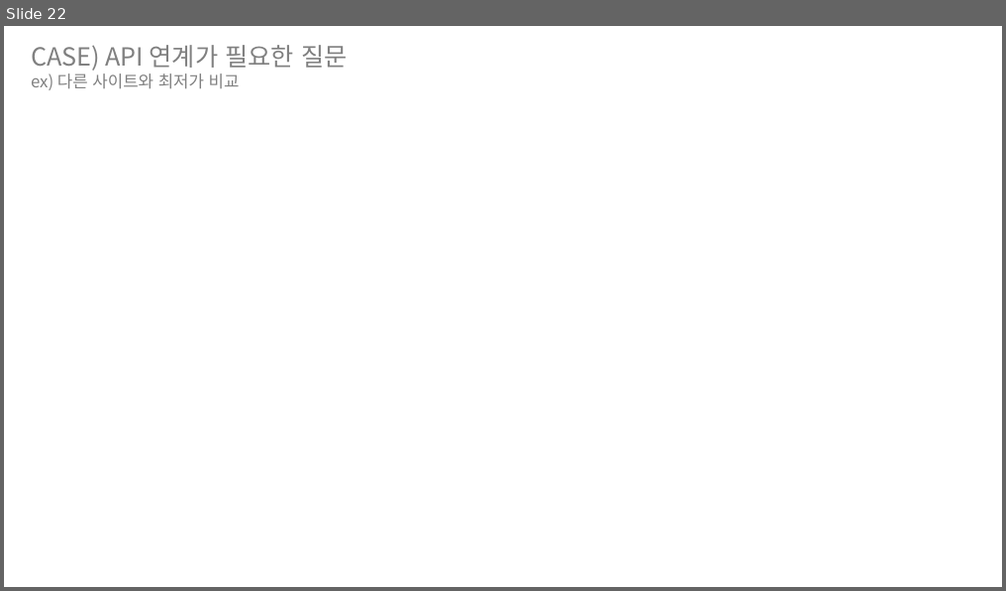
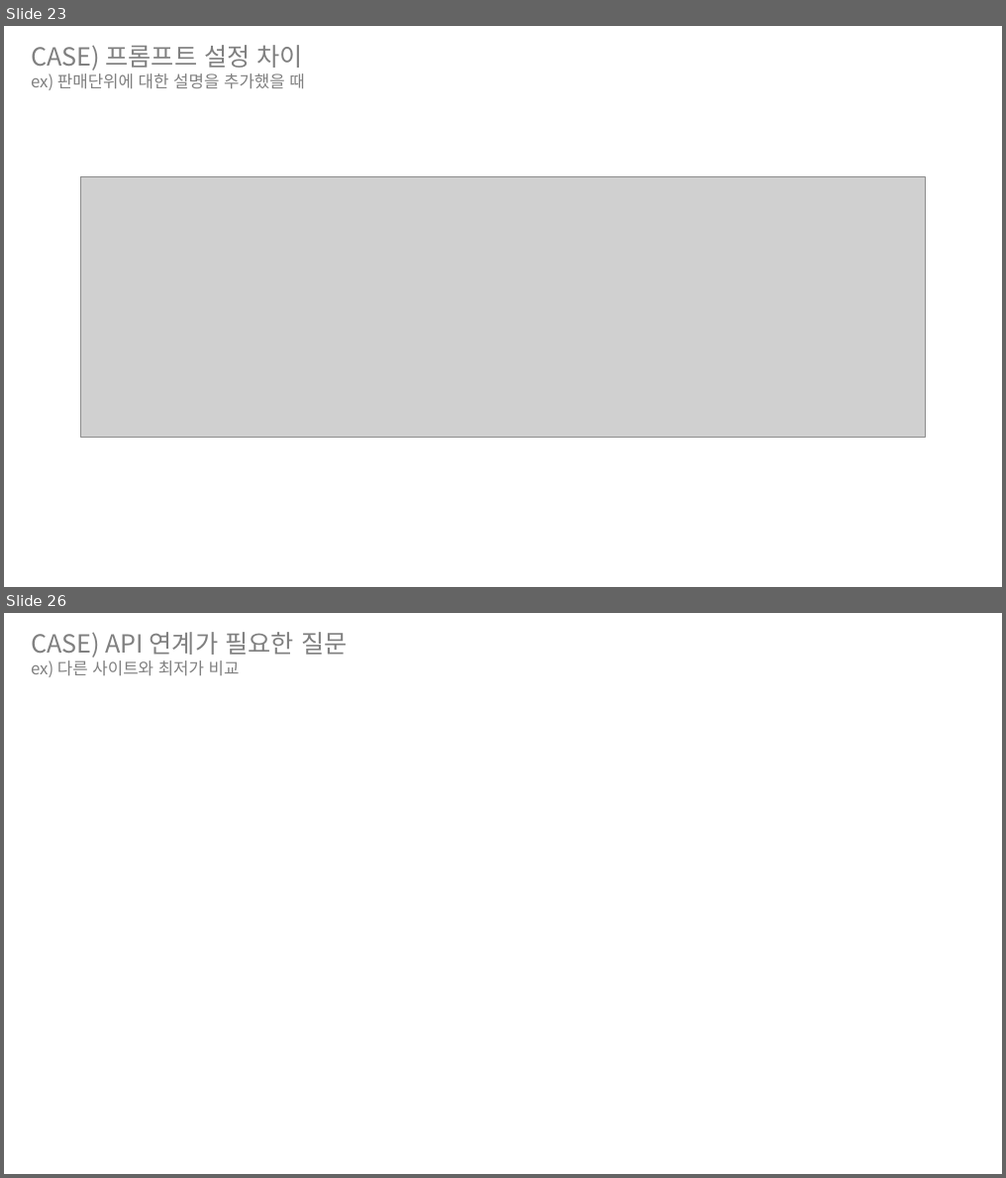
Before and after one commit to yhoo0094/miniPX, a slide deck: 산출물/화면정의서/MiniPX_화면정의서_V0.4.pptx. Shown one above the other, each under a label of ours: slide 22 before the commit, slides 23 and 26 after it; the slides between them are not shown. The pictures are 1006x591 and 1006x1178 pixels, drawn with LibreOffice and Linux fonts; fonts in the diff are those of the drawing; grey boxes stand for pictures. Boxes give left, top, right and bottom in pixels: in the first picture for what was removed or moved away, otherwise in the second. Text is boxed around its words. In the diff, an @@ line names an element or a change of style, - is before the commit and + after.

```diff
--- a/산출물/화면정의서/MiniPX_화면정의서_V0.4.pptx
+++ b/산출물/화면정의서/MiniPX_화면정의서_V0.4.pptx
@@ slide 23 added at box(4, 26, 1002, 587), background #FFFFFF @@
@@ text added at box(31, 45, 304, 90), 16 pt, text #808080 @@
+CASE) 프롬프트 설정 차이
+ex) 판매단위에 대한 설명을 추가했을 때
@@ picture added at box(81, 176, 925, 437) @@
@@ what was slide 22 is now slide 26 @@
```
Also in this commit, not shown: 3 slides changed, 4 other slides added, 13 other files.
